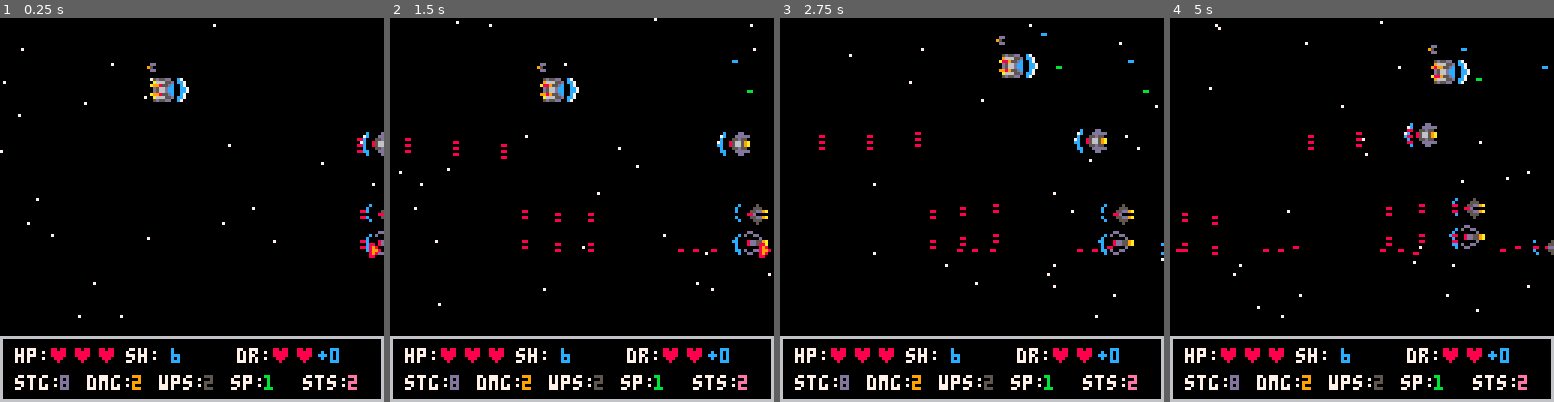
Above: before the commit, frames 1-4 (left to right).
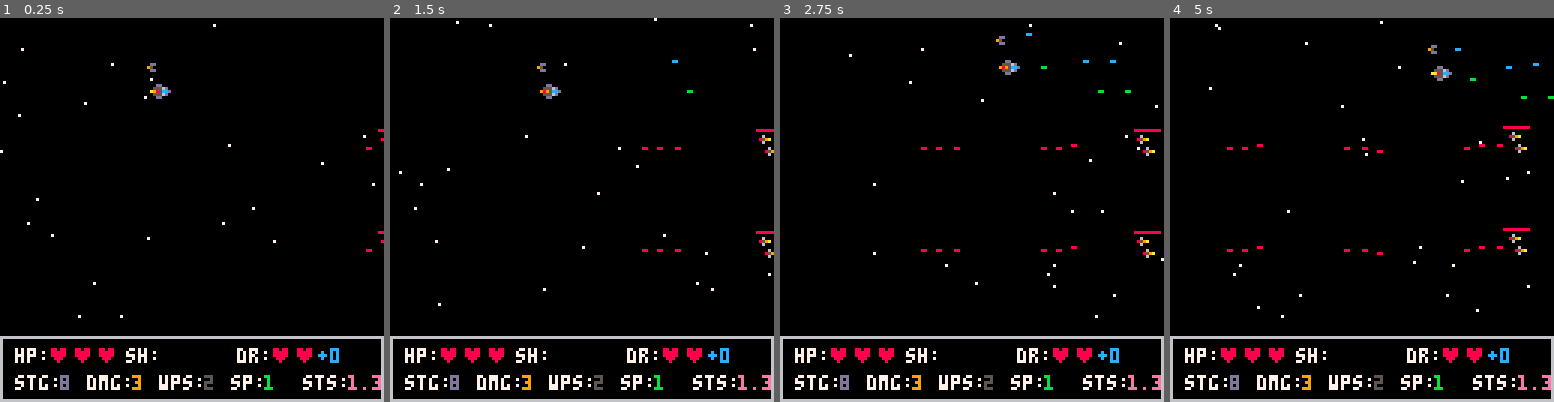
Above: after the commit, the same moments.

Repository: Scatenix/Void-Merchants
Game: PICO-8 cartridge void_merchants.p8
The game is run twice, just before and just after one commit, with the same random seed, the same clock (stepped at 60 frames per second) and the same inputs.
Inputs:
- Up to frame 1 (0.25 s): no input
- Up to frame 2 (1.5 s): tap O (Z key) at 0.7 s
- Up to frame 3 (2.75 s): hold Right 1.6-2.1 s; tap O (Z key) at 1.7, 2.1, 2.5 s; hold Up 2.15-2.42 s; hold Right from 2.47 s (still down)
- Up to frame 4 (5 s): tap O (Z key) every 0.4 s from 2.9 to 4.9 s; release Right at 3.03 s; hold Left 3.08-3.58 s; hold Down 3.63-3.97 s; hold Right 4.02-4.68 s; hold Up from 4.73 s (still down)

The runs differ from the first frame. In frame 1, 1.2% of the frame differs, in the area x 34-100%, y 15-97%; in frame 2, 2.0%; in frame 3, 2.2%; in frame 4, 2.4%, in the area x 1-100%, y 7-97%.

Commit message:
Added Generic Values for Enemys, Player and Drone; added Deatchscreen; started developement of Items

Diff:
--- a/void_merchants.p8
+++ b/void_merchants.p8
@@ -5,6 +5,7 @@
 -- shift + h = ♥
 
 show_battle_stats = true
+show_enemy_life = true
 adhs_counter = 0
 x_left_boundry = 5
 x_right_boundry = 120
@@ -12,6 +13,8 @@
 y_down_boundry = 97
 
 initial_draw = true
+death_screen = false
+play_sfx = true
 
 explosions = {}
 hitmarkers = {}
@@ -21,21 +24,19 @@
 
 	if show_battle_stats == true then
 		stars_max_y = 105
-		enemys_max_y = 97
+		enemys_max_y = 96
  	else
 		stars_max_y = 127
 		enemys_max_y = 119
  	end
 
-	add_enemy(9)
-	add_enemy(10)
-	add_enemy(4)
-	add_enemy(7)
-
-	set_pl_ship_t1()
-	add_pl_drone(1)
-end
-
+	add_enemy(1)
+	add_enemy(1)
+
+
+	set_pl_ship(1)
+ add_pl_drone(1)
+end
 
 function _update()
 	ship_ctrl()
@@ -47,6 +48,7 @@
 	enemy_shots_hit_friendly(drone_x, drone_y, drone_hitbox_skip_pixle, drone_hitbox_width, 2)
 	enemy_shoot()
 	ship_burner_calculation()
+	calculate_floating_items_drift()
 
 	-- adhs_counter -> used for animations
 	if adhs_counter == 21 then
@@ -67,27 +69,32 @@
 
 	----------------
 
-	if initial_draw == true then
-		init_passing_stars()
-		initial_draw = false
-	end
-
-	draw_passing_stars()
-
-	if show_battle_stats then
-	 	draw_battle_stats()
-	end
-
-	draw_enemys()
-	draw_ship()
-	draw_drone()
-
-	draw_friendly_shots(pl_ship_shots, 11)
-	draw_friendly_shots(drone_shots, 12)
-	draw_enemy_shots()
-
-	draw_hitmarkers()
-	draw_explosions()
+	if death_screen == true then
+		print("you died :c\nwanna play again? :)\nrestart the game!", 30, 30, 10)
+	else
+		if initial_draw == true then
+			init_passing_stars()
+			initial_draw = false
+		end
+
+		draw_passing_stars()
+
+		if show_battle_stats then
+		 	draw_battle_stats()
+		end
+
+		draw_floating_items()
+		draw_enemys()
+		draw_ship()
+		draw_drone()
+
+		draw_friendly_shots(pl_ship_shots, 11)
+		draw_friendly_shots(drone_shots, 12)
+		draw_enemy_shots()
+
+		draw_hitmarkers()
+		draw_explosions()
+	end
 end
 
 function draw_ship()
@@ -144,6 +151,12 @@
 			enemy[16] = 0
 		end
 		enemy[16] += 1
+
+		if show_enemy_life then
+			life_line = enemy[7] * 8 / calc_enemy_life(enemy[12])
+			line(enemy[1], enemy[2]-2, enemy[1]+8, enemy[2]-2, 2)
+			line(enemy[1], enemy[2]-2, enemy[1]+life_line, enemy[2]-2, 8)
+		end
 
 		if enemy[1] <= -7 then
 			del(enemys, enemy)
@@ -269,18 +282,31 @@
 pl_ship_items_stored = {}
 pl_ship_shot_timer = 0
 pl_ship_can_shoot = false
-
-function set_pl_ship_t1()
-	pl_ship_sprite=5
-	pl_ship_hitbox_skip_pixle = 2
-	pl_ship_hitbox_width = 5
-	pl_ship_damage=1
-	pl_ship_life=3
-	pl_ship_shields=6
-	pl_ship_weapons=1
-	pl_ship_shot_speed=2
+pl_ship_tier = 1
+
+function set_pl_ship(tier)
+	pl_ship_sprite=tier-1
+	htbx = get_ship_htbx_skp_pxl_width(tier)
+	pl_ship_hitbox_skip_pixle = htbx[1]
+	pl_ship_hitbox_width = htbx[2]
+	pl_ship_damage=2*tier
+	pl_ship_life=3*tier
+	pl_ship_shields=flr(tier/2)
+	pl_ship_weapons=flr(tier/4)+1
+	pl_ship_shot_speed=tier/3+1
 	pl_ship_speed=1
 	pl_ship_storage=7
+	pl_ship_tier=tier
+end
+
+function get_ship_htbx_skp_pxl_width(tier)
+ if tier == 1 then
+ 	return {2, 5}
+ elseif tier == 2 or tier == 3 then
+  return {1, 7}
+ elseif tier == 4 or tier == 5 or tier == 6 then
+  return {0, 8}
+ end
 end
 
 function get_shot_mask(weapons)
@@ -315,7 +341,9 @@
 
 	if btn(4) and pl_ship_can_shoot == true then
 		shot_mask = get_shot_mask(pl_ship_weapons)
-		sfx(5)
+		if play_sfx == true then
+			sfx(5)
+		end
 
 		for shm in all(shot_mask) do
 			if shm != -1 then
@@ -552,9 +581,9 @@
 	-- sprite
 	enemy[5] = 199 + lvl
 	-- damage
-	enemy[6] = flr(10 * lvl * 0.1) + 1
+	enemy[6] = lvl + 1
 	-- life
-	enemy[7] = flr(20 * lvl * 0.1) + 1
+	enemy[7] = calc_enemy_life(lvl)
 	-- shields
 	enemy[8] = flr(5.1 * lvl * 0.1 - 1) + 1
 	if enemy[8] > 5 then
@@ -562,10 +591,10 @@
 	end
 	-- weapons
 	enemy[9] = flr(lvl / 5) + 1
-	-- shot_spee
-	enemy[10] = flr(lvl / 5) + 1
+	-- shot_speed
+	enemy[10] = flr(lvl / 5) * 0.7 + 1
 	-- speed
-	enemy[11] = flr(lvl / 5) + 1
+	enemy[11] = flr(lvl / 5) * 0.7 + 1
 	-- value
 	enemy[12] = lvl
 	--wobble
@@ -582,71 +611,20 @@
 	add(enemys, enemy)
 end
 
-function en_ship_t1_1()
-	y = flr(rnd(enemys_max_y))
-	x = 127
-	htbx = get_enemy_htbx_skp_pxl_width(lvl)
-	htbx_skp_pxl = 2
-	htbx_wdth = 5
-
-	while enemy_colides_enemy(x, y, -1) do
-		x += 12
---		y = flr(rnd(enemys_max_y))
-	end
-
-	enemy = {}
-	--posx
-	enemy[1] = x
-	--posy
-	enemy[2] = y
-	--	h_sk_px
-	enemy[3] = htbx_skp_pxl
-	-- h_width
-	enemy[4] = htbx_wdth
-	-- sprite
-	enemy[5] = 215
-	-- damage
-	enemy[6] = 1
-	-- life
-	enemy[7] = 3
-	-- shields
-	enemy[8] = 5
-	-- weapons
-	enemy[9] = 1
-	-- shot_spee
-	enemy[10] = 1
-	-- speed
-	enemy[11] = 1
-	-- value
-	enemy[12] = 1
-	--wobble
-	enemy[13] = 50
-	--wobble state (1;-1)
-	enemy[14] = 1
-	-- original y
-	enemy[15] = enemy[2]
-	--wobble counter
-	enemy[16] = 0
-	--id
-	enemy[17] = #enemys+1
-
-	add(enemys, enemy)
+function calc_enemy_life(lvl)
+	return lvl * 2 + 1
 end
 
 function get_enemy_htbx_skp_pxl_width(lvl)
 	if tier == 1 or 3 or 11 then
  	return {0, 7}
- end
- if tier == 2 or 8 or 9 or 10 or 12 or 14 or 20 then
+ elseif tier == 2 or 8 or 9 or 10 or 12 or 14 or 20 then
  	return {0, 8}
- end
- if tier == 4 or 5 or 6 then
+ elseif tier == 4 or 5 or 6 then
  	return {2, 5}
- end
- if tier == 7 or 13 or 15 or 16 or 17 or 19 then
+ elseif tier == 7 or 13 or 15 or 16 or 17 or 19 then
  	return {1, 7}
- end
- if tier == 18 then
+ elseif tier == 18 then
  	return {1, 6}
 	end
 end
@@ -657,7 +635,9 @@
 
 			shot_mask = get_shot_mask(enemy[9])
 
-			sfx(5)
+			if play_sfx == true then
+				sfx(5)
+			end
 
 			for shm in all(shot_mask) do
 				if shm != -1 then
@@ -672,8 +652,43 @@
 	end
 	enemy_shot_cooldown += 1
 end
+
+function enemy_drop_item(enemy)
+	add_floating_item(speed_buff, enemy[1], enemy[2])
+end
+
 -->8
 -- items
+
+floating_items = {}
+
+speed_buff = 184
+shot_speed_buff = 185
+
+function add_floating_item(item_type, x, y)
+	item = {}
+	item[1] = x
+	item[2] = y
+	-- sprite and id
+	item[3] = item_type
+	-- item wobble
+	item[4] = 1
+	add(floating_items, item)
+end
+
+function calculate_floating_items_drift()
+	for item in all(floating_items) do
+		item[1] -= 0.25
+		item[2] -= item[4]
+		item[4] = item[4]*-1
+	end
+end
+
+function draw_floating_items()
+	for item in all(floating_items) do
+		spr(item[3], item[1], item[2])
+	end
+end
 -->8
 -- debug infos
 
@@ -751,14 +766,15 @@
 
 -- shots --> [1] = x; [2] = y
 function friendly_shots_hit_enemy(shot_array, damage_from, ship1_drone2)
+	info("htbx")
 	for shot in all(shot_array) do
 		for enemy in all(enemys) do
 			if enemy[7] > 0 then
 				hit_x = shot[1] + 5 >= enemy[1] and shot[1] <= enemy[1] + 7
 			else
 				hit_x = shot[1] + 2 >= enemy[1] and shot[1] <= enemy[1] + 7
-			end
-			hit_y = shot[2] > enemy[2] - 1 + enemy[3] and shot[2] < enemy[2] + enemy[4] + enemy[3]
+			end -- upper ship part _and_ lower ship part
+			hit_y = shot[2] >= enemy[2] + enemy[3] and shot[2] < enemy[2] + enemy[4] + enemy[3] + 1
 
 			if hit_x and hit_y then
 				if enemy[8] > 0 then
@@ -768,6 +784,7 @@
 				end
 				if flr(enemy[7]) <= 0 then
 					create_explosion(enemy[1], enemy[2])
+					enemy_drop_item(enemy)
 					del(enemys, enemy)
 				end
 
@@ -809,7 +826,9 @@
 			if flr(life) <= 0 then
 				create_explosion(posx, posy)
 				if player1_drone2 == 1 then
---					kill player + deathscreen
+						death_screen = true
+						clear_screen()
+						gc_all()
 				elseif player1_drone2 == 2 then
 					kill_drone()
 				end
@@ -847,18 +866,7 @@
 	return false
 end
 
--- damage for both partys
-function ship_colides_enemy()
-
-end
-
--- damage for both partys
-function drone_colides_enemy()
-
-end
-
--- make damage with drone projectiles
--- make damage with enemy projectiles
+
 -->8
 -- data_ops
 
@@ -880,143 +888,288 @@
 pl_credits = 0
 pl_items_stored = {}
 reputation = 0
-…(140 lines of a section not shown)…
+-->8
+-- garbage collection
+
+function gc_all()
+explosions = nil
+hitmarkers = nil
+pl_ship_shots = nil
+pl_ship_items_stored = nil
+drone_shots = nil
+enemys = nil
+enemy_shots = nil
+stars = nil
+pl_items_stored = nil
+
+end
+…(270 lines of a section not shown)…
Not shown, changed: 130 lines of the sprite sheet (__gfx__) section of void_merchants.p8
Not shown, changed: the thumbnail (__label__) section of void_merchants.p8
